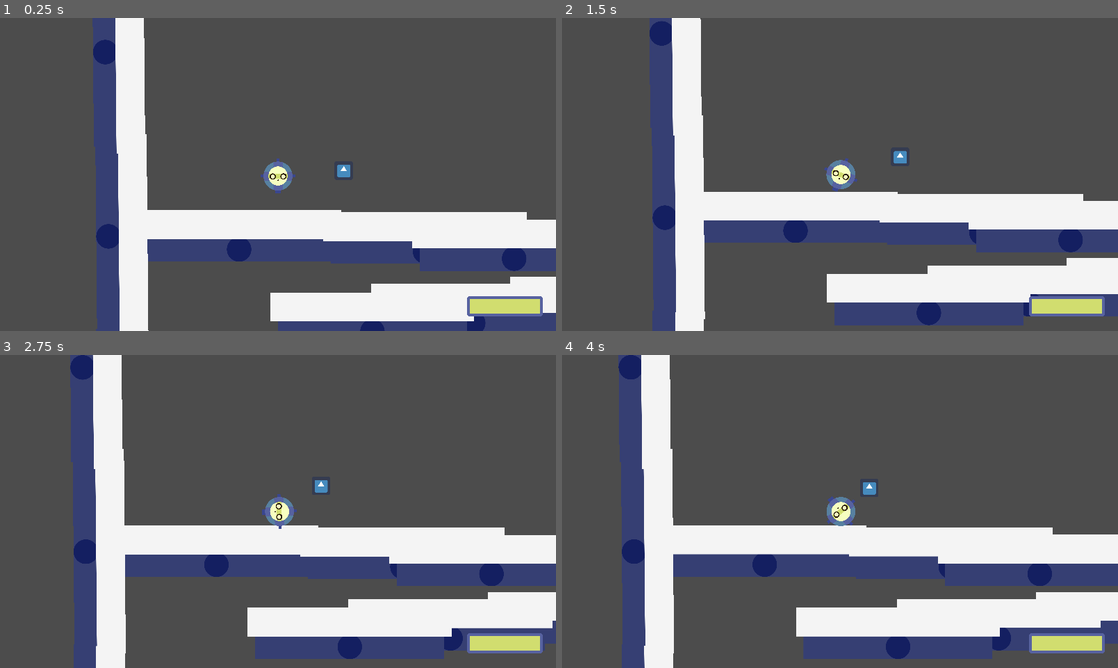
Above: before the commit, frames 1-4 (two rows, left to right).
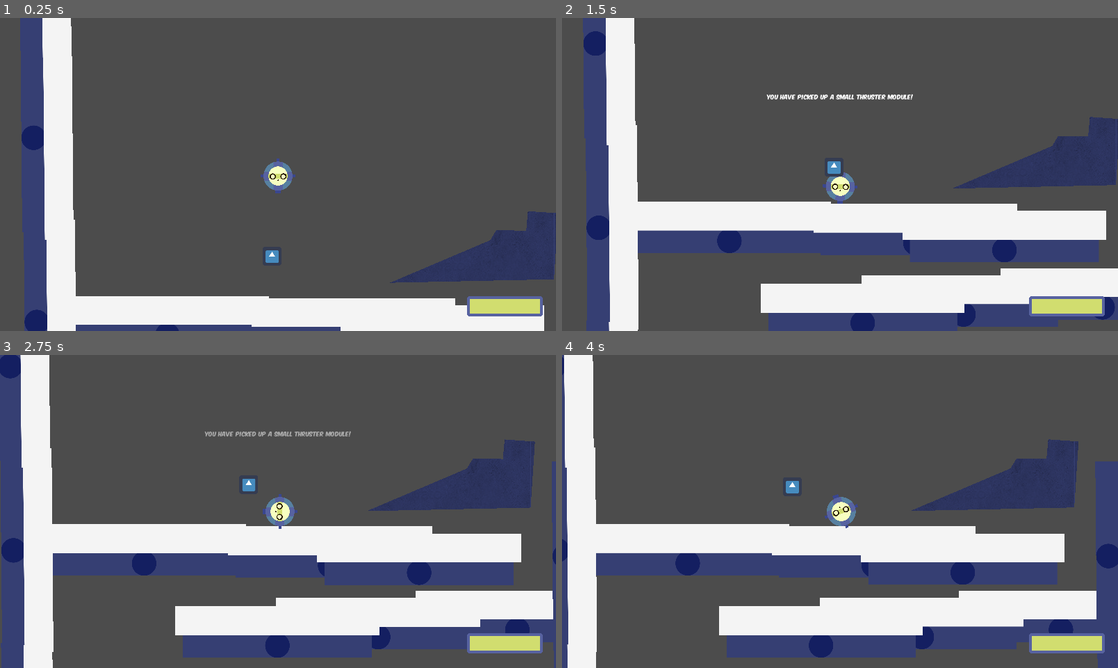
Above: after the commit, the same moments.

Repository: KoshakiDev/GodotWildJam13Mar2021
Game: Godot game, scene res://Source/Levels/DebugLevel.tscn
Two runs of this game, one before a commit and one after it. Both use one fixed random seed, a clock stepped at 60 frames per second and the inputs below. This scene is started directly instead of the project's main scene. The engine's default icon, where the game draws it, is replaced by a stand-in: a white triangle on a blue panel in a dark square.
Inputs (mouse positions are in pixels of both pictures, inside the frame that each line leads up to):
- Up to frame 1 (0.25 s): no input
- Up to frame 2 (1.5 s): move the mouse to (962, 158) at 0.52 s; hold Right (move_right) 0.53-1.25 s; hold Middle mouse button (middle_click) 0.53-1.25 s; click (962, 158) at 0.67 s; drag from (728, 190) to (901, 155) at 1.27 s
- Up to frame 3 (2.75 s): move the mouse to (333, 442) at 2.02 s; hold Right (move_right) from 2.03 s (still down); hold Mouse wheel up (zoom_in) from 2.03 s (still down)
- Up to frame 4 (4 s): release Right (move_right) at 2.75 s; release Mouse wheel up (zoom_in) at 2.75 s; drag from (812, 574) to (673, 464) at 2.77 s; move the mouse to (1006, 558) at 3.52 s; hold Left (move_left) from 3.53 s (still down); hold Middle mouse button (middle_click) from 3.53 s (still down)

The runs differ from the first frame. In frame 1, 37% of the frame differs, in the area x 3-100%, y 0-100%; in frame 2, 37%; in frame 3, 31%; in frame 4, 30%.
Error after the commit: Invalid get index 'level_save' (on base: 'Nil'). (res://Source/Entities/Pickups/ModulePickup.gd:29)

Commit message:
Fixed PolygonPlatform

Diff:
--- a/Source/Levels/DebugLevel.tscn
+++ b/Source/Levels/DebugLevel.tscn
@@ -7,6 +7,7 @@
 [ext_resource path="res://Source/HUD/ModuleUI/ModuleUI.tscn" type="PackedScene" id=5]
 [ext_resource path="res://Source/Entities/Pickups/ModulePickup.tscn" type="PackedScene" id=6]
 [ext_resource path="res://Source/Modules/Thruster/SmallThruster.tscn" type="PackedScene" id=7]
+[ext_resource path="res://Source/Levels/PlatformPolygon.tscn" type="PackedScene" id=8]
 
 [node name="DebugLevel" type="Node2D"]
 pause_mode = 1
@@ -73,8 +74,14 @@
 position = Vector2( 0.672601, -970.435 )
 rotation = 1.56173
 
+[node name="PlatformPolygon" parent="Platforms" instance=ExtResource( 8 )]
+position = Vector2( 329.383, -212.712 )
+
+[node name="Polygon2D" parent="Platforms/PlatformPolygon" index="0"]
+polygon = PoolVector2Array( 767.753, 371.571, 1113.86, 224.737, 1134.84, 190.276, 1238.22, 191.774, 1244.21, 124.35, 1349.1, 131.842, 1334.11, 359.585 )
+
 [node name="Player" parent="." instance=ExtResource( 4 )]
-position = Vector2( 464.002, 75.8156 )
+position = Vector2( 711.489, -219.755 )
 gravity_scale = 3.0
 
 [node name="Objects" type="Node2D" parent="."]
@@ -90,3 +97,5 @@
 [node name="ModuleUI" parent="UILayer" instance=ExtResource( 5 )]
 pause_mode = 2
 visible = false
+
+[editable path="Platforms/PlatformPolygon"]
--- a/Source/Levels/PlatformPolygon.tscn
+++ b/Source/Levels/PlatformPolygon.tscn
@@ -1,12 +1,15 @@
-[gd_scene load_steps=2 format=2]
+[gd_scene load_steps=3 format=2]
 
 [ext_resource path="res://Source/Levels/PlatformPolygon.gd" type="Script" id=1]
+[ext_resource path="res://Resources/Art/Level/blue concrete.png" type="Texture" id=2]
 
 [node name="PlatformPolygon" type="Node2D"]
 script = ExtResource( 1 )
 
 [node name="Polygon2D" type="Polygon2D" parent="."]
+texture = ExtResource( 2 )
 
 [node name="StaticBody2D" type="StaticBody2D" parent="."]
+collision_layer = 2
 
 [node name="CollisionPolygon2D" type="CollisionPolygon2D" parent="StaticBody2D"]
--- a/Source/Menus/MainMenu.tscn
+++ b/Source/Menus/MainMenu.tscn
@@ -43,5 +43,6 @@
 __meta__ = {
 "_edit_use_anchors_": false
 }
+
 [connection signal="pressed" from="VBoxContainer/NewButton" to="." method="_on_StartButton_pressed"]
 [connection signal="pressed" from="VBoxContainer/ContinueButton" to="." method="_on_ContinueButton_pressed"]
--- a/project.godot
+++ b/project.godot
@@ -226,8 +226,8 @@
 
 [physics]
 
+common/enable_pause_aware_picking=true
 2d/default_gravity=120
-common/enable_pause_aware_picking=true
 
 [rendering]
 
Not shown: 1 places in Source/Levels/DebugLevel.tscn that only renumber resources
